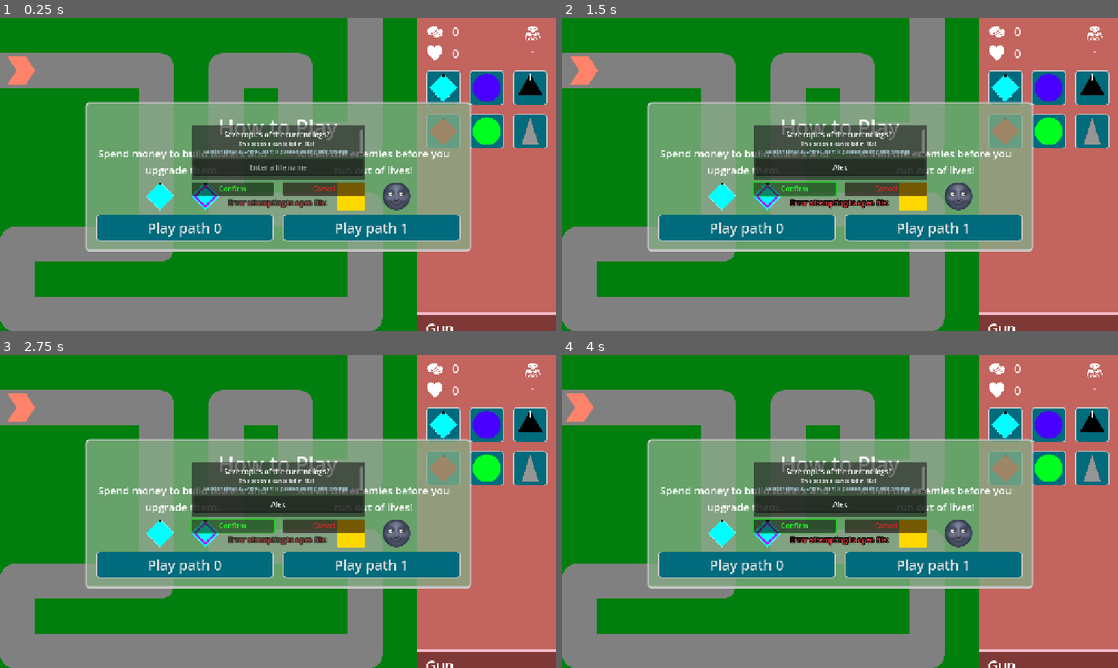
Above: before the commit, frames 1-4 (two rows, left to right).
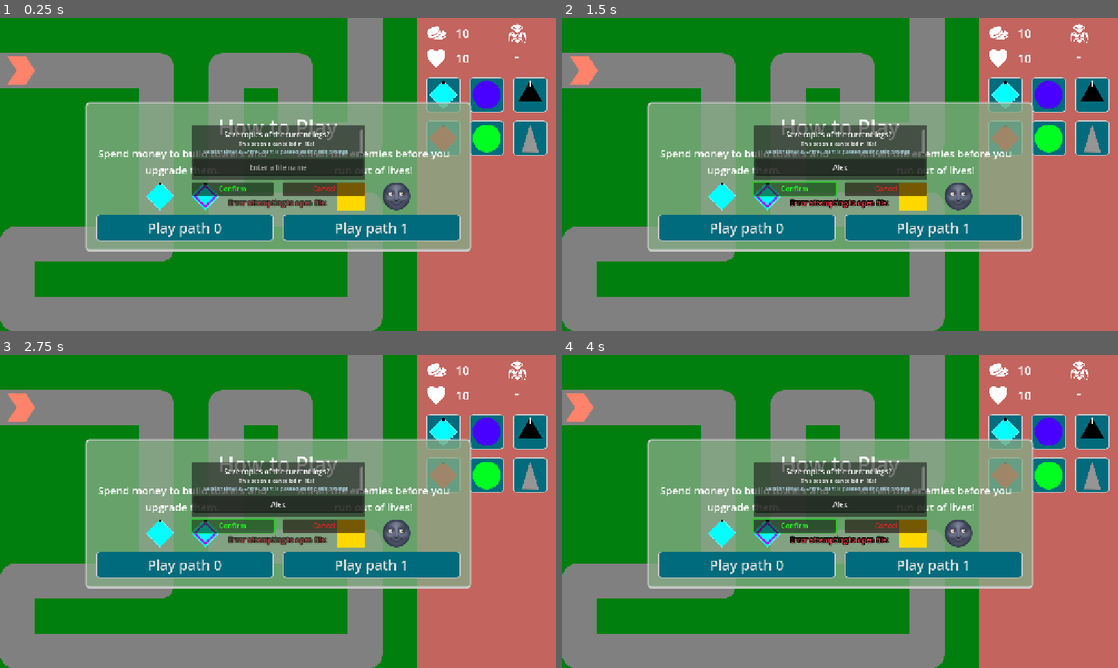
Above: after the commit, the same moments.

Repository: phrasmotica/godot-tower-defence
Game: Godot game, scene res://scenes/game.tscn
Two runs of this game, one before a commit and one after it. Both use one fixed random seed, a clock stepped at 60 frames per second and the inputs below.
Inputs (mouse positions are in pixels of both pictures, inside the frame that each line leads up to):
- Up to frame 1 (0.25 s): no input
- Up to frame 2 (1.5 s): click (840, 168) at 0.52 s; type "Alex" at 0.6 s; click "Confirm" at 1.25 s
- Up to frame 3 (2.75 s): click "Confirm" at 2 s
- Up to frame 4 (4 s): click "Play path 0" at 2.75 s; click "Play path 0" at 3.5 s

The runs differ from the first frame. In frame 1, 4.6% of the frame differs, in the area x 75-100%, y 1-100%; in frame 2, 4.6%; in frame 3, 4.6%; in frame 4, 4.6%.
Error in both runs: Trying to assign value of type 'Nil' to a variable of type 'Array'. (res://addons/GoLogger/Log.gd:296)

Commit message:
Improve appearance of score UI

Diff:
--- a/scenes/game.tscn
+++ b/scenes/game.tscn
@@ -43,7 +43,6 @@
 anchor_right = 1.0
 offset_left = -320.0
 offset_right = 0.0
-offset_bottom = 720.0
 grow_horizontal = 0
 
 [node name="OverlayCanvas" type="CanvasLayer" parent="."]
--- a/scenes/ui/game_ui/game_ui.tscn
+++ b/scenes/ui/game_ui/game_ui.tscn
@@ -10,7 +10,7 @@
 
 [node name="GameUI" type="PanelContainer"]
 offset_right = 320.0
-offset_bottom = 637.0
+offset_bottom = 720.0
 theme = ExtResource("1_8cfus")
 theme_type_variation = &"FlatPanelContainer"
 script = ExtResource("2_2lwfb")
@@ -36,7 +36,7 @@
 layout_mode = 2
 
 [node name="CreateTowerUI" parent="VBoxContainer" instance=ExtResource("4_3pagb")]
-custom_minimum_size = Vector2(0, 273)
+custom_minimum_size = Vector2(0, 305)
 layout_mode = 2
 
 [node name="TowerUIPusher" parent="VBoxContainer" node_paths=PackedStringArray("to_push") instance=ExtResource("7_dqr6q")]
--- a/scenes/ui/score_ui.tscn
+++ b/scenes/ui/score_ui.tscn
@@ -7,41 +7,47 @@
 [ext_resource type="Texture2D" uid="uid://dun8itp66olx0" path="res://assets/sprites/hearts.png" id="5_xllah"]
 [ext_resource type="Texture2D" uid="uid://qxe5204xcxf3" path="res://assets/sprites/alien-bug.png" id="6_stxc5"]
 
-[node name="ScoreUI" type="MarginContainer"]
+[node name="ScoreUI" type="MarginContainer" node_paths=PackedStringArray("money_label", "lives_label", "wave_label")]
+custom_minimum_size = Vector2(320, 0)
 offset_right = 320.0
-offset_bottom = 138.0
+offset_bottom = 84.0
 theme = ExtResource("2_27d4k")
 theme_override_constants/margin_left = 20
 theme_override_constants/margin_right = 20
 script = ExtResource("1_tukbq")
+money_label = NodePath("HBoxContainer/VBoxContainer/MoneyLabel")
+lives_label = NodePath("HBoxContainer/VBoxContainer/LivesLabel")
+wave_label = NodePath("HBoxContainer/WaveLabel")
 
 [node name="HBoxContainer" type="HBoxContainer" parent="."]
 layout_mode = 2
-theme_override_constants/separation = 20
+theme_override_constants/separation = 0
 
 [node name="VBoxContainer" type="VBoxContainer" parent="HBoxContainer"]
-custom_minimum_size = Vector2(192, 0)
+custom_minimum_size = Vector2(140, 0)
 layout_mode = 2
 theme_override_constants/separation = 10
+alignment = 1
 
 [node name="MoneyLabel" parent="HBoxContainer/VBoxContainer" instance=ExtResource("3_3bjug")]
-custom_minimum_size = Vector2(0, 0)
 layout_mode = 2
 icon = ExtResource("4_mrvhk")
+icon_size = 48
 
 [node name="LivesLabel" parent="HBoxContainer/VBoxContainer" instance=ExtResource("3_3bjug")]
-custom_minimum_size = Vector2(0, 0)
 layout_mode = 2
+text = "Lives"
 icon = ExtResource("5_xllah")
-text = "Lives"
+icon_size = 48
 
 [node name="WaveLabel" parent="HBoxContainer" instance=ExtResource("3_3bjug")]
-custom_minimum_size = Vector2(0, 0)
 layout_mode = 2
 size_flags_horizontal = 3
 size_flags_vertical = 4
 alignment = 1
+default_text = "-"
+text = "Wave"
 icon = ExtResource("6_stxc5")
-text = "Wave"
+icon_size = 48
 vertical_layout = true
-default_text = "-"
+amount_text_size = 40
